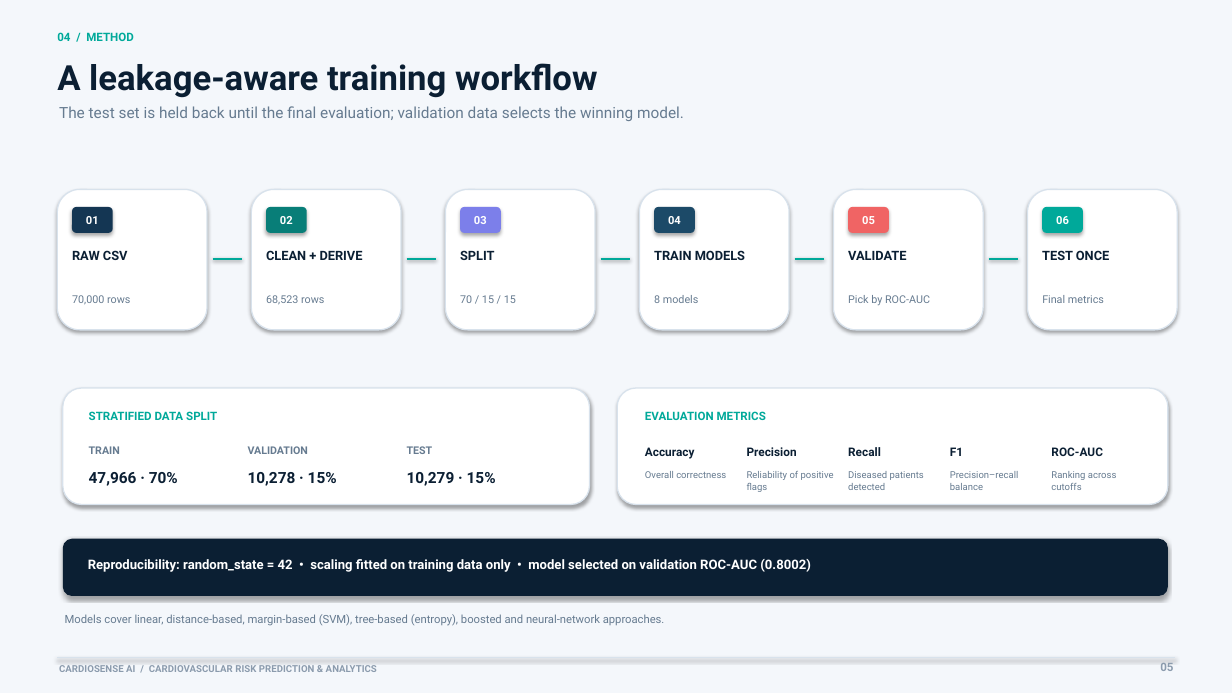
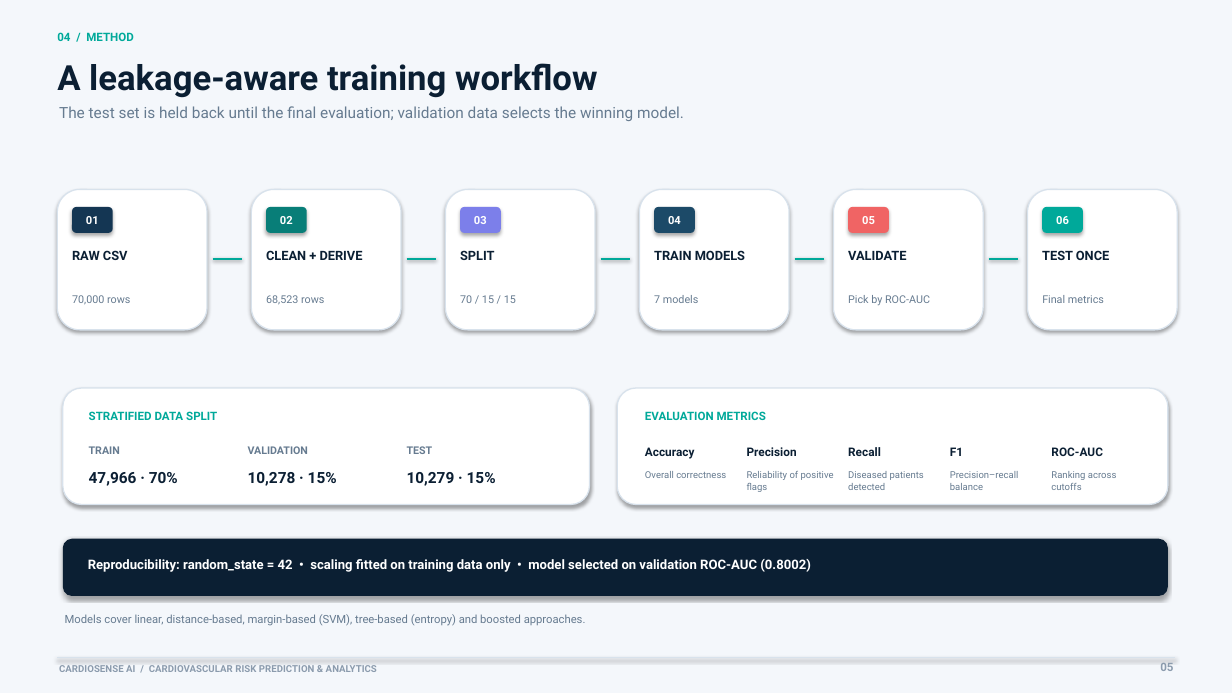
Before and after one commit to Anamom-exd/CardioSense-AI, a slide deck: slide 5 of CardioSense_AI_Presentation.pptx. Drawn at 1232x693 pixels with LibreOffice and Linux fonts; fonts in the diff are those of the drawing. Boxes give left, top, right and bottom in pixels: in the first picture for what was removed or moved away, otherwise in the second. Text is boxed around its words. In the diff, an @@ line names an element or a change of style, - is before the commit and + after.

```diff
--- a/CardioSense_AI_Presentation.pptx
+++ b/CardioSense_AI_Presentation.pptx
@@ text at <box>654,295,699,303</box>: text changed @@
-8 models
+7 models
@@ text at <box>65,614,586,626</box>: text changed @@
-Models cover linear, distance-based, margin-based (SVM), tree-based (entropy), boosted and neural-network approaches.
+Models cover linear, distance-based, margin-based (SVM), tree-based (entropy) and boosted approaches.
```
Also in this commit, not shown: 4 other slides changed, 24 other files.
